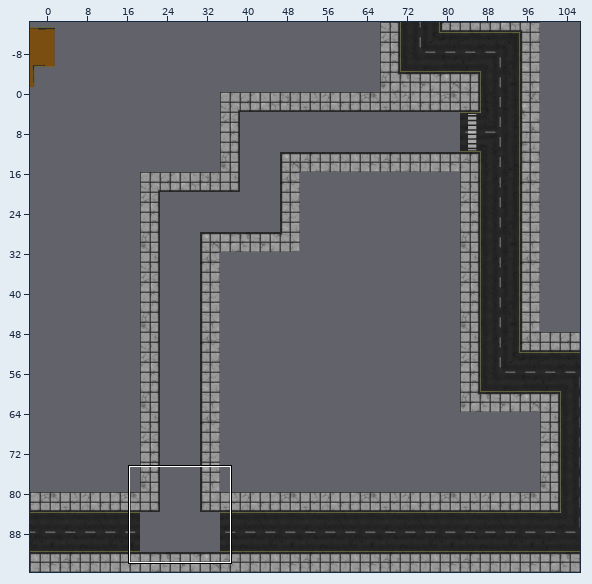
Two versions of a level (Tiled map (JSON), src/stages/circuit1.json). Above: a wide view before the commit, with the close-up outlined.
Close-up. Old version:
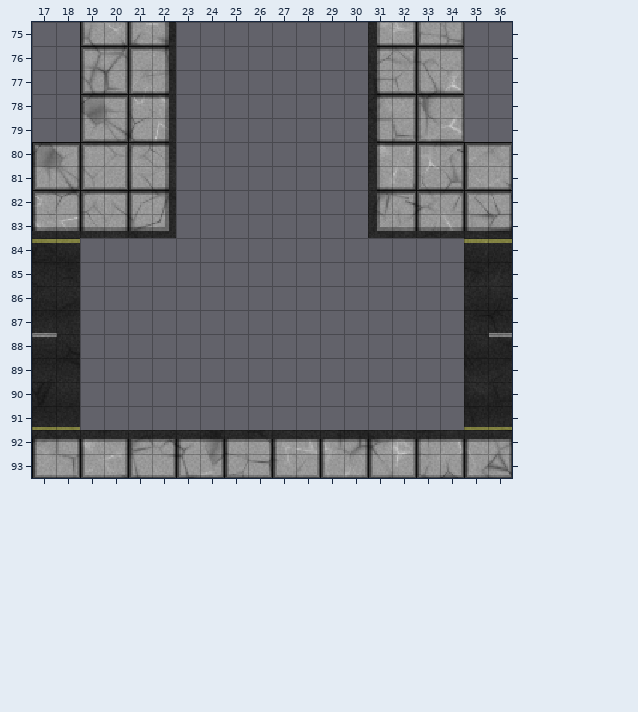
Cells are 16x16 px. Shown: x 17..36, y 75..93. The commit also changed other parts of the map, which this record leaves out.
Once edited:
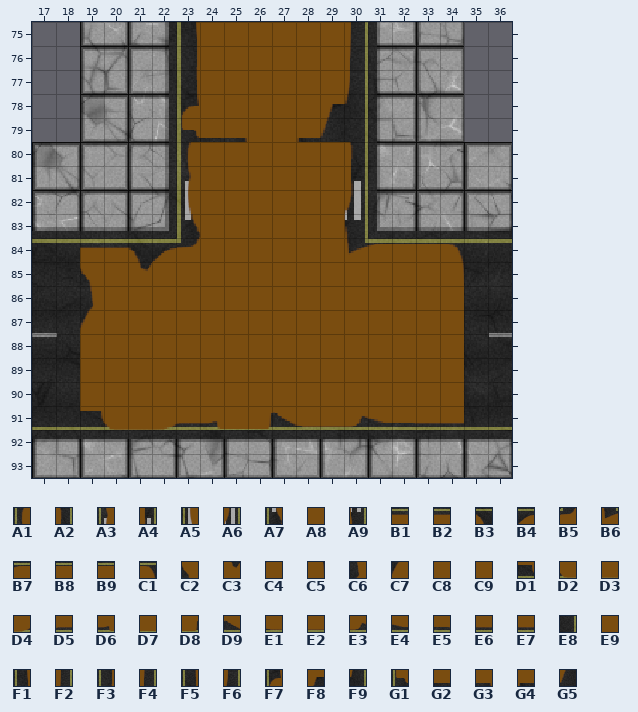
Key: from "roads": A1 3380, A2 3387, A3 3580, A4 3587, A5 3780, A6 3787, A7 3980, A8 3981, A9 3987, B1 4176, B2 4177, B3 4178, B4 4179, B5 4180, B6 4187, B7 4188, B8 4189, B9 4190, C1 4191, C2 4376, C3 4378, C4 4379, C5 4391, C6 4576, C7 4776, C8 4782, C9 5391, D1 5576, D2 5577, D3 5578, D4 5579, D5 5580, D6 5581, D7 5582, D8 5583, D9 5584, E1 5585, E2 5586, E3 5587, E4 5588, E5 5589, E6 5590, E7 5591, E8 6227, E9 7533, F1 8764, F2 8771, F3 8964, F4 8971, F5 9164, F6 9171, F7 9364, F8 9370, F9 9371, G1 9564, G2 9565, G3 9566, G4 9569, G5 9570.
__ is an empty cell.
What changed:
Layer "Poo":
y 75: x 23..30 __ __ __ __ __ __ __ __ -> F1 E9 E9 E9 E9 E9 E9 F2
y 76: x 23..30 __ __ __ __ __ __ __ __ -> F3 E9 E9 E9 E9 E9 E9 F4
y 77: x 23..30 __ __ __ __ __ __ __ __ -> F5 E9 E9 E9 E9 E9 E9 F6
y 78: x 23..30 __ __ __ __ __ __ __ __ -> F7 E9 E9 E9 E9 E9 F8 F9
y 79: x 23..30 __ __ __ __ __ __ __ __ -> G1 G2 G3 E9 E9 G4 G5 E8
y 80: x 23..30 __ __ __ __ __ __ __ __ -> A1 E9 E9 E9 E9 E9 E9 A2
y 81: x 23..30 __ __ __ __ __ __ __ __ -> A3 E9 E9 E9 E9 E9 E9 A4
y 82: x 23..30 __ __ __ __ __ __ __ __ -> A5 E9 E9 E9 E9 E9 E9 A6
y 83: x 23..30 __ __ __ __ __ __ __ __ -> A7 A8 E9 E9 E9 E9 E9 A9
y 84: x 19..34 __ __ __ __ __ __ __ __ __ __ __ __ __ __ __ __ -> B1 B2 B3 B4 B5 E9 E9 E9 E9 E9 E9 B6 B7 B8 B9 C1
y 85: x 19..34 __ __ __ __ __ __ __ __ __ __ __ __ __ __ __ __ -> C2 E9 C3 C4 E9 E9 E9 E9 E9 E9 E9 E9 E9 E9 E9 C5
y 86: x 19..34 __ __ __ __ __ __ __ __ __ __ __ __ __ __ __ __ -> C6 E9 E9 E9 E9 E9 E9 E9 E9 E9 E9 E9 E9 E9 E9 E9
y 87: x 19..34 __ __ __ __ __ __ __ __ __ __ __ __ __ __ __ __ -> C7 E9 E9 E9 E9 E9 C8 E9 E9 E9 E9 E9 E9 E9 E9 E9
y 88..89: x 19..34 __ __ __ __ __ __ __ __ __ __ __ __ __ __ __ __ -> E9 E9 E9 E9 E9 E9 E9 E9 E9 E9 E9 E9 E9 E9 E9 E9
y 90: x 19..34 __ __ __ __ __ __ __ __ __ __ __ __ __ __ __ __ -> E9 E9 E9 E9 E9 E9 E9 E9 E9 E9 E9 E9 E9 E9 E9 C9
y 91: x 19..34 __ __ __ __ __ __ __ __ __ __ __ __ __ __ __ __ -> D1 D2 D3 D4 D5 D6 D7 D8 D9 E1 E2 E3 E4 E5 E6 E7
Pixel boxes of the changes (left, top, right, bottom) in both close-ups:
added: (80, 22, 464, 430)
